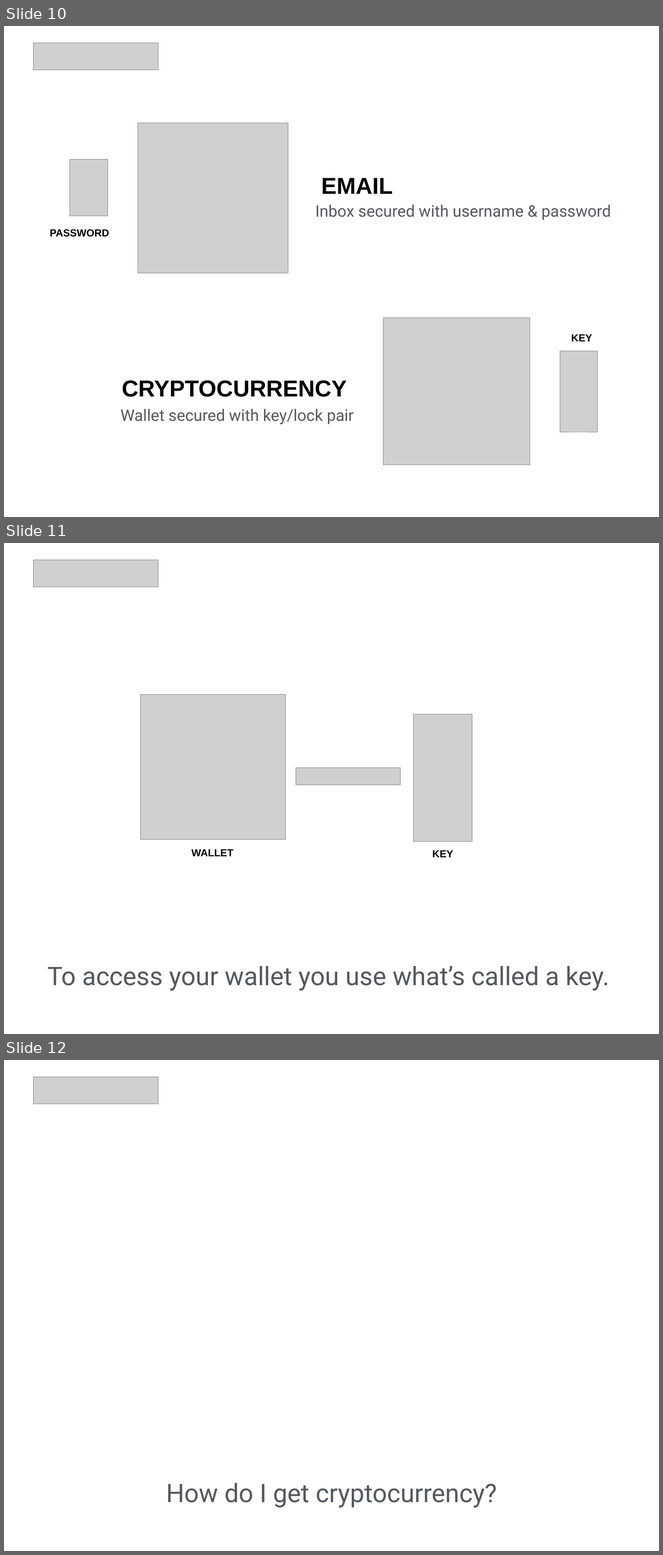
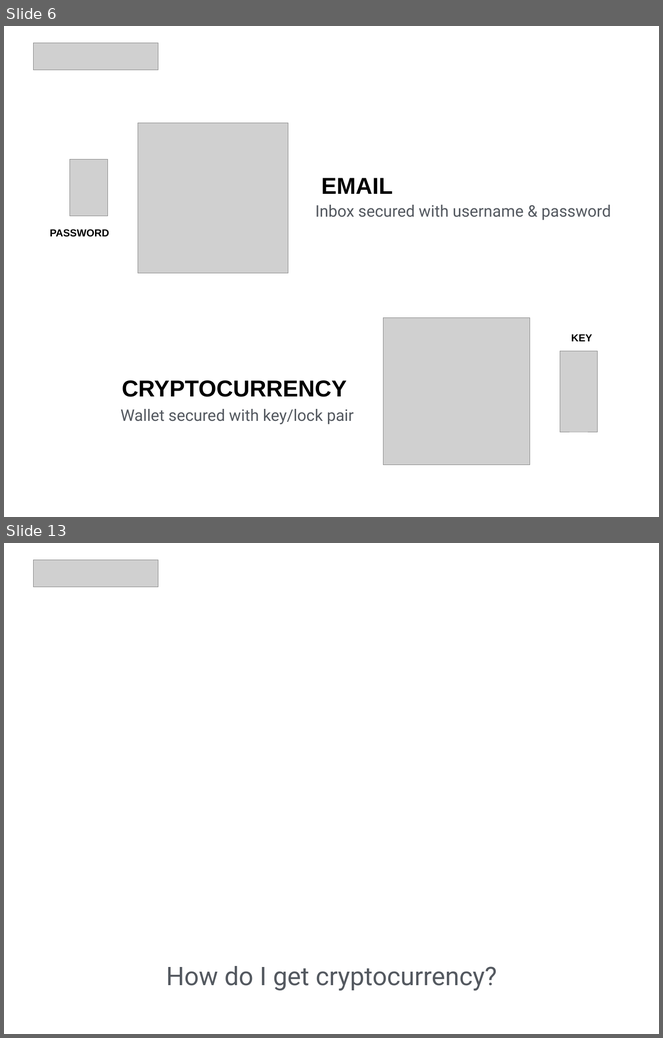
Before and after one commit to texture/ethereum101, a slide deck: cryptocurrency/cryptocurrency.ppt. Shown one above the other, each under a label of ours: slides 10, 11 and 12 before the commit, slides 6 and 13 after it; the slides between them are not shown. The pictures are 663x1555 and 663x1038 pixels, drawn with LibreOffice and Linux fonts; fonts in the diff are those of the drawing; grey boxes stand for pictures. Boxes give left, top, right and bottom in pixels: in the first picture for what was removed or moved away, otherwise in the second. Text is boxed around its words. In the diff, an @@ line names an element or a change of style, - is before the commit and + after.

```diff
--- a/cryptocurrency/cryptocurrency.ppt
+++ b/cryptocurrency/cryptocurrency.ppt
@@ slide 11 removed at [4, 543, 659, 1034], background #FFFFFF @@
@@ picture removed at [34, 560, 158, 587] @@
@@ picture removed at [140, 694, 285, 839] @@
@@ picture removed at [414, 715, 473, 842] @@
@@ picture removed at [296, 768, 401, 785] @@
@@ text removed at [192, 849, 234, 857] @@
-WALLET
@@ text removed at [432, 850, 453, 858] @@
-KEY
@@ title removed at [47, 966, 609, 991] @@
-To access your wallet you use what’s called a key.
@@ what was slide 10 is now slide 6 @@
@@ what was slide 12 is now slide 13 @@
```
Also in this commit, not shown: 3 slides changed, 2 slides added, 10 other files.
